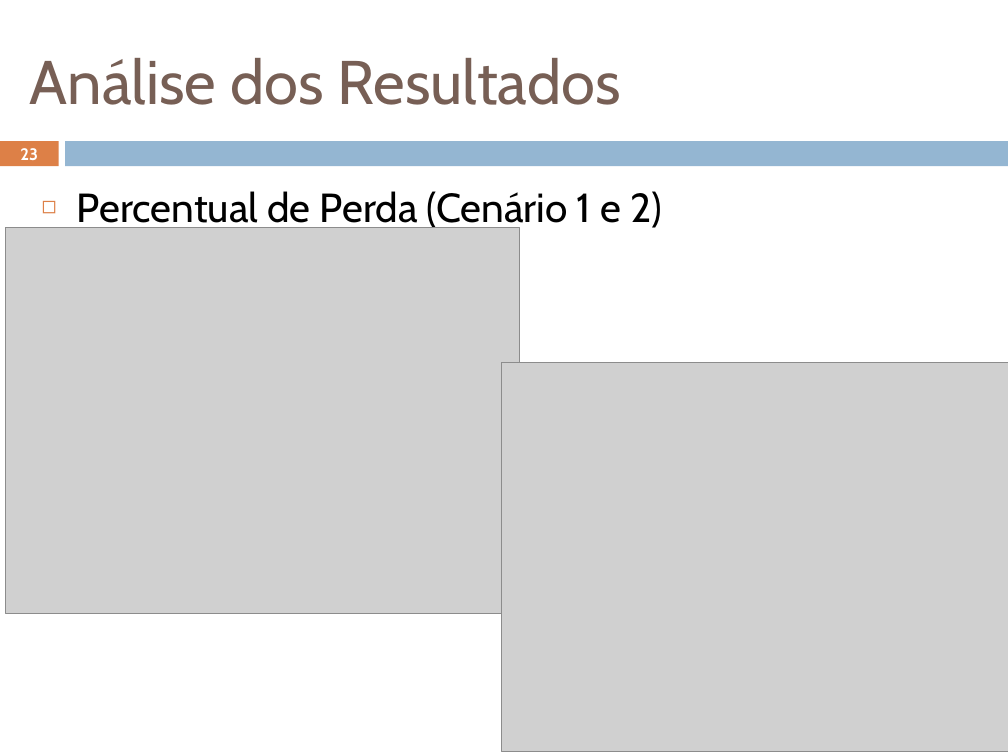
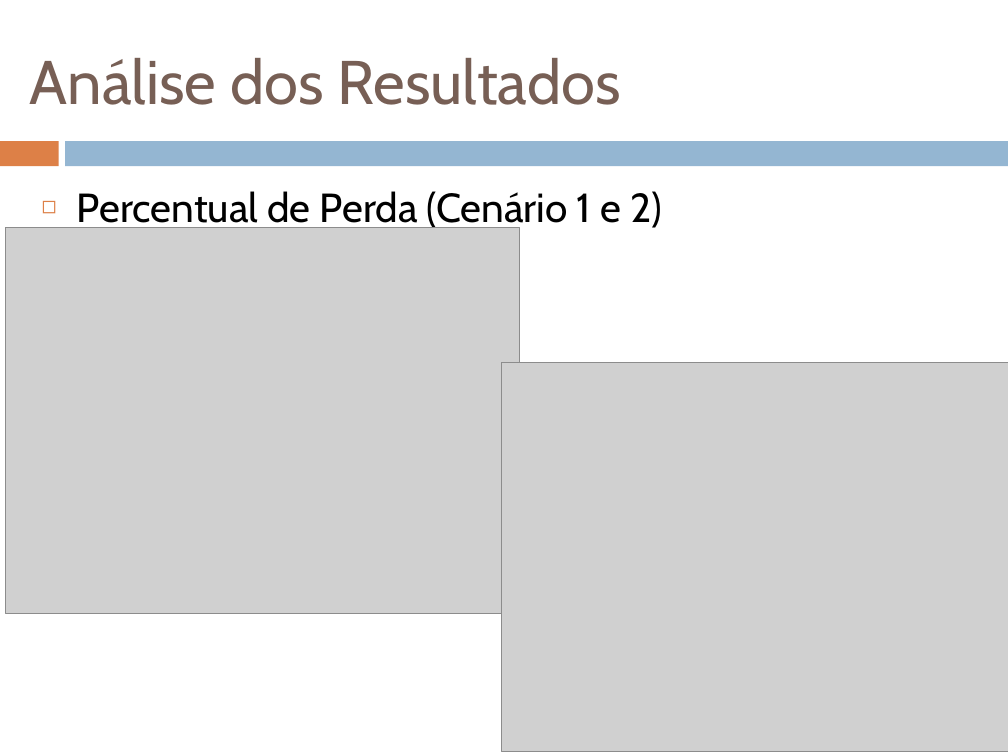
Before and after one commit to geoleite/Mestrado, a slide deck: slide 23 of Apresentacao/ApresentaçãoV1.pptx. Drawn at 1008x756 pixels with LibreOffice and Linux fonts; fonts in the diff are those of the drawing; grey boxes stand for pictures. Boxes give left, top, right and bottom in pixels: in the first picture for what was removed or moved away, otherwise in the second. Text is boxed around its words. In the diff, an @@ line names an element or a change of style, - is before the commit and + after.

```diff
--- a/Apresentacao/ApresentaçãoV1.pptx
+++ b/Apresentacao/ApresentaçãoV1.pptx
@@ page number removed at <box>20,148,38,160</box> @@
-23
```
Also in this commit, not shown: 24 other slides changed, 7 other files.
